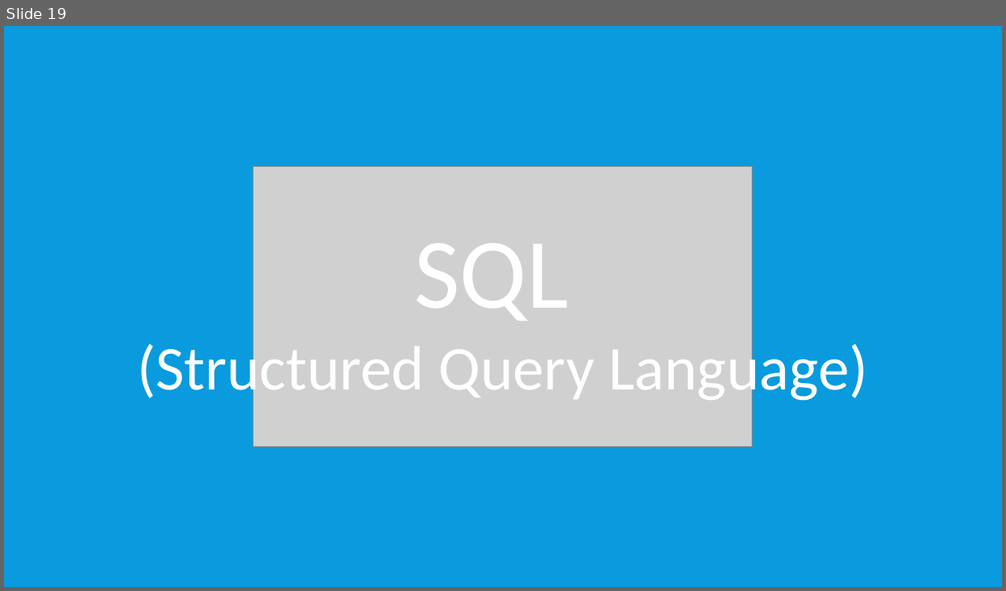
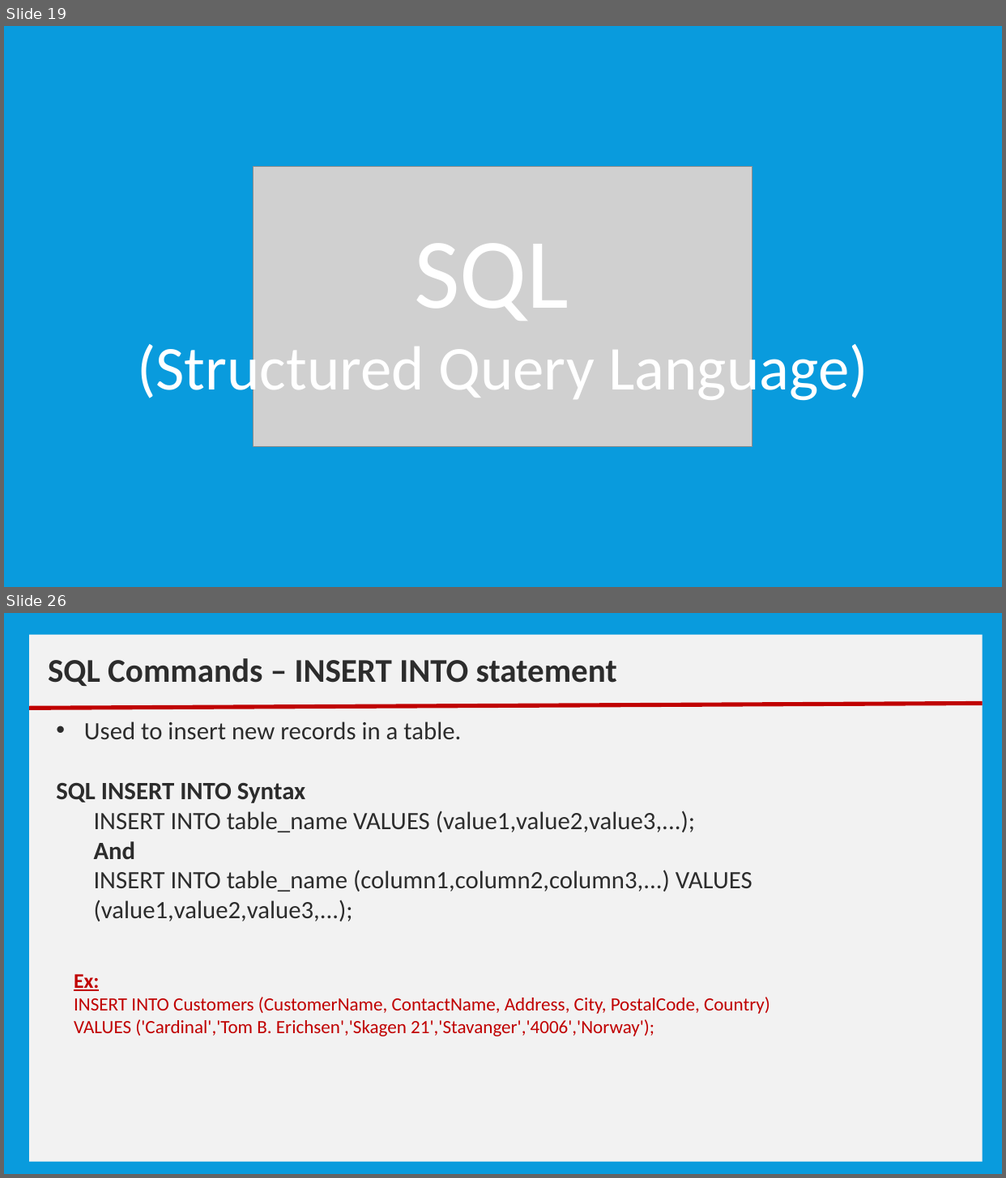
Before and after one commit to nmsgit1234/TechnicalDocs, a slide deck: training/core_java/12_Training_CoreJava_Datbase_Fundamentals.pptx. Shown one above the other, each under a label of ours: slide 19 before the commit, slides 19 and 26 after it; the slides between them are not shown. The pictures are 1006x591 and 1006x1178 pixels, drawn with LibreOffice and Linux fonts; fonts in the diff are those of the drawing; grey boxes stand for pictures. Boxes give left, top, right and bottom in pixels: in the first picture for what was removed or moved away, otherwise in the second. Text is boxed around its words. In the diff, an @@ line names an element or a change of style, - is before the commit and + after.

```diff
--- a/training/core_java/12_Training_CoreJava_Datbase_Fundamentals.pptx
+++ b/training/core_java/12_Training_CoreJava_Datbase_Fundamentals.pptx
@@ slide 26 added at [4, 613, 1002, 1174], background #099BDD @@
@@ rectangle added at [29, 635, 982, 1162], fill #F2F2F2 @@
@@ text added at [48, 658, 617, 686], 32 pt, text #2C2C2C, bold @@
+SQL Commands – INSERT INTO statement
@@ line added from (29, 708) to (982, 704), #C00000 4 pt @@
@@ text added at [56, 722, 752, 922], 24 pt, text #2C2C2C @@
+  • Used to insert new records in a table.
+  SQL INSERT INTO Syntax
+    INSERT INTO table_name VALUES (value1,value2,value3,...);
+    And
+    INSERT INTO table_name (column1,column2,column3,...) VALUES (value1,value2,value3,...);
@@ text added at [74, 974, 770, 1037], 18 pt, text #C00000 @@
+Ex:
+INSERT INTO Customers (CustomerName, ContactName, Address, City, PostalCode, Country)
+VALUES ('Cardinal','Tom B. Erichsen','Skagen 21','Stavanger','4006','Norway');
```
Also in this commit, not shown: 1 slide changed, 27 other slides added, 16 slides removed, 1 other file.
